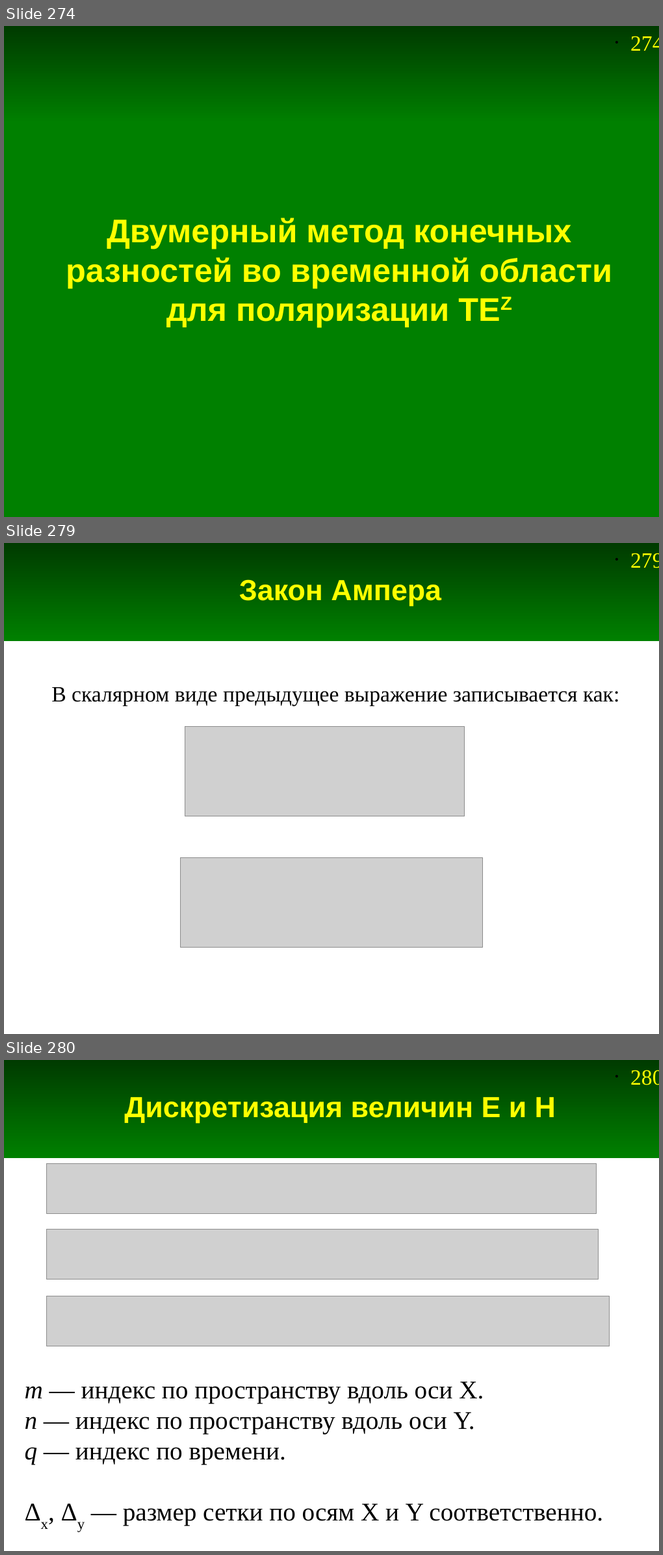
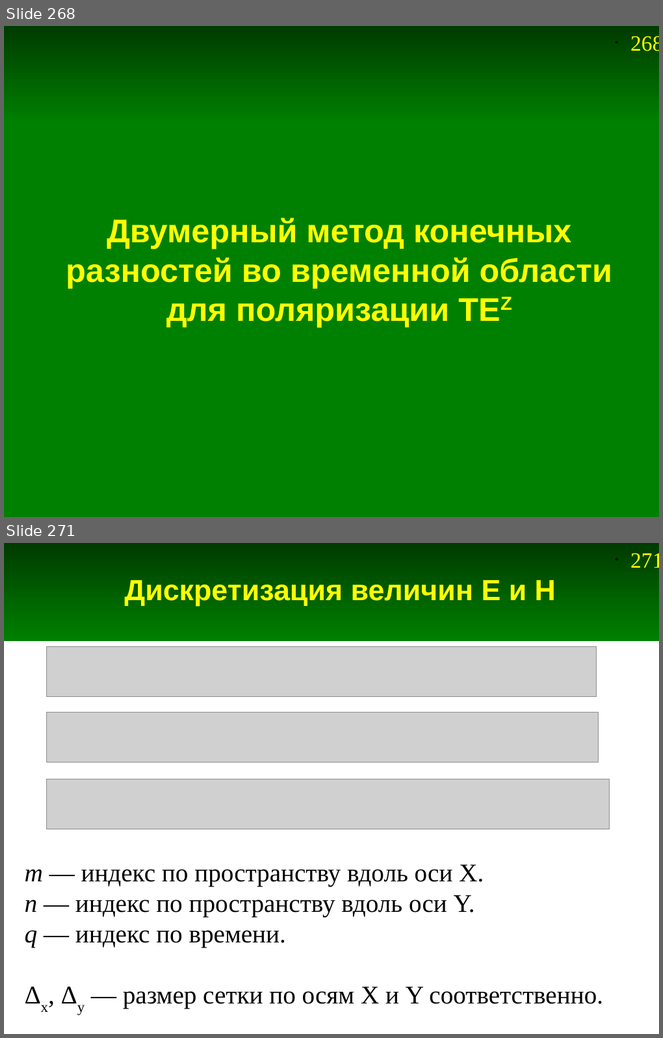
Before and after one commit to andris0147sv/modelling, a slide deck: presentations/2. FDTD.odp. Shown one above the other, each under a label of ours: slides 274, 279 and 280 before the commit, slides 268 and 271 after it; the slides between them are not shown. The pictures are 663x1555 and 663x1038 pixels, drawn with LibreOffice and Linux fonts; fonts in the diff are those of the drawing; grey boxes stand for pictures. Boxes give left, top, right and bottom in pixels: in the first picture for what was removed or moved away, otherwise in the second. Text is boxed around its words. In the diff, an @@ line names an element or a change of style, - is before the commit and + after.

```diff
--- a/presentations/2. FDTD.odp
+++ b/presentations/2. FDTD.odp
@@ slide 279 removed at (x1=4, y1=543, x2=659, y2=1034), background #FFFFFF; not listed: 2 template elements that a slide beside it also shows @@
@@ title removed at (x1=239, y1=579, x2=441, y2=606) @@
-Закон Ампера
@@ text removed at (x1=51, y1=687, x2=620, y2=706) @@
-В скалярном виде предыдущее выражение записывается как:
@@ picture removed at (x1=185, y1=726, x2=465, y2=817) @@
@@ picture removed at (x1=180, y1=858, x2=483, y2=948) @@
@@ what was slide 274 is now slide 268 @@
@@ page number at (x1=631, y1=36, x2=659, y2=51): text changed @@
-• 274
+• 268
@@ what was slide 280 is now slide 271 @@
@@ page number at (x1=631, y1=553, x2=659, y2=568): text changed @@
-• 280
+• 271
```
Also in this commit, not shown: 6 slides changed, 6 slides added, 4 other slides removed, 3 other files.
